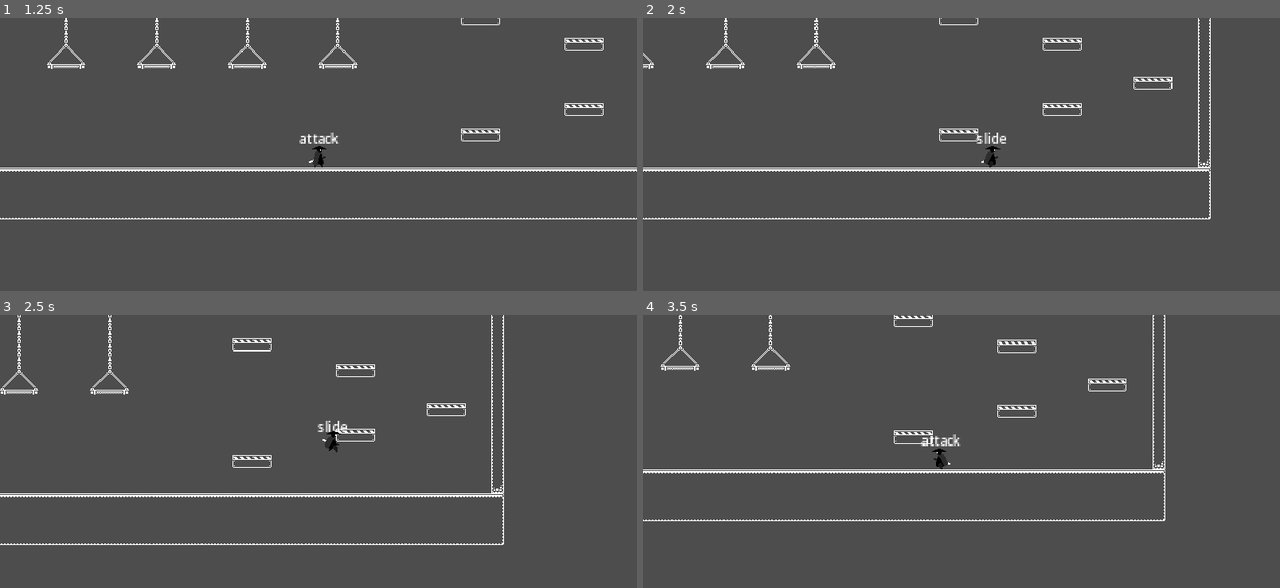
Above: before the commit, frames 1-4 (two rows, left to right).
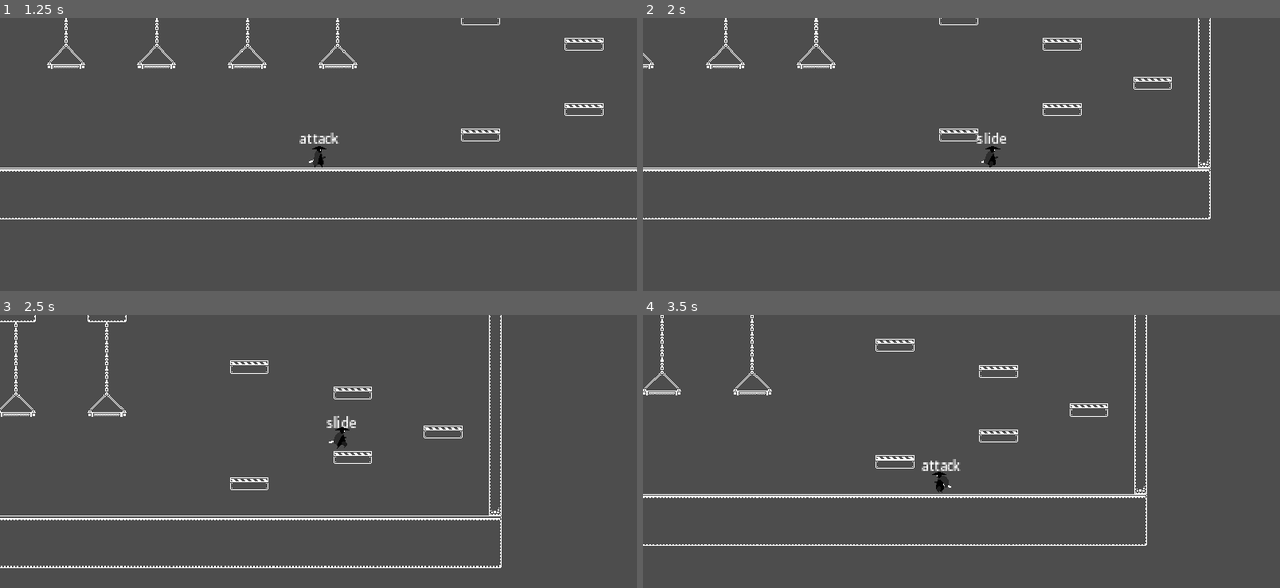
Above: after the commit, the same moments.

Repository: Bhaygon/nextindie_jam_01
Game: Godot game, scene res://scenes/main.tscn
Same seed, same stepped clock (60 frames per second), same inputs: the game is played once before the commit and once after it.
Inputs (mouse positions are in pixels of both pictures, inside the frame that each line leads up to):
- Up to frame 1 (1.25 s): click "PLAY" at 0.5 s
- Up to frame 2 (2 s): tap Enter at 1.25 s; move the mouse to (1101, 140) at 1.27 s; hold D (right) from 1.28 s (still down); hold Space (jump) from 1.28 s (still down); tap Alt (slide) at 1.35 s
- Up to frame 3 (2.5 s): keep holding D (right); move the mouse to (191, 465) at 2.02 s; release Space (jump) at 2.03 s; tap Space (jump) at 2.1, 2.27 s; tap Alt (slide) at 2.3 s
- Up to frame 4 (3.5 s): tap Space (jump) at 2.57 s; move the mouse to (1025, 391) at 2.77 s; release D (right) at 2.78 s; hold A (left) from 2.78 s (still down); hold Space (jump) from 2.78 s (still down); click (1025, 391) at 2.85 s

Frame 1 is identical in both runs. In frame 2, less than 0.1% of the frame differs, in the area x 11-89%, y 0-74%; in frame 3, 4.9%, in the area x 0-80%, y 0-93%; in frame 4, 4.8%.

Commit message:
Crouch state start
- Faster movement
- New state (wip)

Diff:
--- /dev/null
+++ b/scenes/crouch.gd
@@ -0,0 +1,14 @@
+extends State
+
+@export var idle_state: State
+@export var run_state: State
+@export var slide_state: State
+@export var jump_state: State
+
+func enter() -> void:
+    super()
+
+func process_physics(delta: float) -> State:
+    return idle_state
+
+#! Verify if is possible to change colliders before doing so
--- a/scenes/player.tscn
+++ b/scenes/player.tscn
@@ -8,6 +8,7 @@
 [ext_resource type="Script" path="res://scripts/player/states/run.gd" id="6_3w4xs"]
 [ext_resource type="Script" path="res://scripts/player/states/jump.gd" id="7_hdwc7"]
 [ext_resource type="Script" path="res://scripts/player/states/fall.gd" id="8_wsu6k"]
+[ext_resource type="Script" path="res://scenes/crouch.gd" id="9_04wpj"]
 [ext_resource type="Script" path="res://scripts/player/states/attack.gd" id="9_iay5n"]
 [ext_resource type="Script" path="res://scripts/player/states/special.gd" id="10_r5pad"]
 [ext_resource type="Script" path="res://scripts/player/states/slide.gd" id="11_t5att"]
@@ -193,6 +194,9 @@
 [sub_resource type="RectangleShape2D" id="RectangleShape2D_plyu4"]
 size = Vector2(10, 25)
 
+[sub_resource type="RectangleShape2D" id="RectangleShape2D_ntrya"]
+size = Vector2(10, 12)
+
 [sub_resource type="Gradient" id="Gradient_2nuyk"]
 offsets = PackedFloat32Array(0, 0.625, 0.962838)
 colors = PackedColorArray(1, 1, 1, 1, 0, 0, 0, 1, 0, 0, 0, 1)
@@ -219,9 +223,14 @@
 }
 autoplay = "idle"
 
-[node name="CollisionShape2D" type="CollisionShape2D" parent="."]
+[node name="StandingShape" type="CollisionShape2D" parent="."]
 position = Vector2(0, 3.5)
 shape = SubResource("RectangleShape2D_plyu4")
+
+[node name="CrouchShape" type="CollisionShape2D" parent="."]
+position = Vector2(0, 10)
+shape = SubResource("RectangleShape2D_ntrya")
+debug_color = Color(0.901961, 0, 0.764706, 0.419608)
 
 [node name="Camera2D" type="Camera2D" parent="."]
 zoom = Vector2(2, 2)
@@ -262,8 +271,10 @@
 slam_state = NodePath("../Slam")
 attack_state = NodePath("../Attack")
 special_state = NodePath("../Special")
-extra_gravity = 300
+jump_force = -600
+extra_gravity = 1000
 animation_name = "jump"
+gravity = 1600
 
 [node name="Fall" type="Node" parent="StateMachine" node_paths=PackedStringArray("idle_state", "run_state", "jump_state", "slam_state", "attack_state", "special_state")]
 script = ExtResource("8_wsu6k")
@@ -275,6 +286,13 @@
 special_state = NodePath("../Special")
 extra_gravity = 400
 animation_name = "fall"
+
+[node name="Crouch" type="Node" parent="StateMachine" node_paths=PackedStringArray("idle_state", "run_state", "slide_state", "jump_state")]
+script = ExtResource("9_04wpj")
+idle_state = NodePath("../Idle")
+run_state = NodePath("../Run")
+slide_state = NodePath("../Slide")
+jump_state = NodePath("../Jump")
 
 [node name="Attack" type="Node" parent="StateMachine" node_paths=PackedStringArray("idle_state")]
 script = ExtResource("9_iay5n")
--- a/scripts/player/states/slide.gd
+++ b/scripts/player/states/slide.gd
@@ -34,6 +34,7 @@
 		parent.velocity.x = speed
 	else:
 		parent.velocity.x = -speed
+	#! Verify if it is possible to get out of the slide state, if not, go to crouch state if speed is too low or do nothing if speed is still enough
 	# Jump
 	if Input.is_action_just_pressed("jump"):
 		parent.jump_buffer_timer.start()
Not shown: 1 places in scenes/player.tscn that only renumber resources
